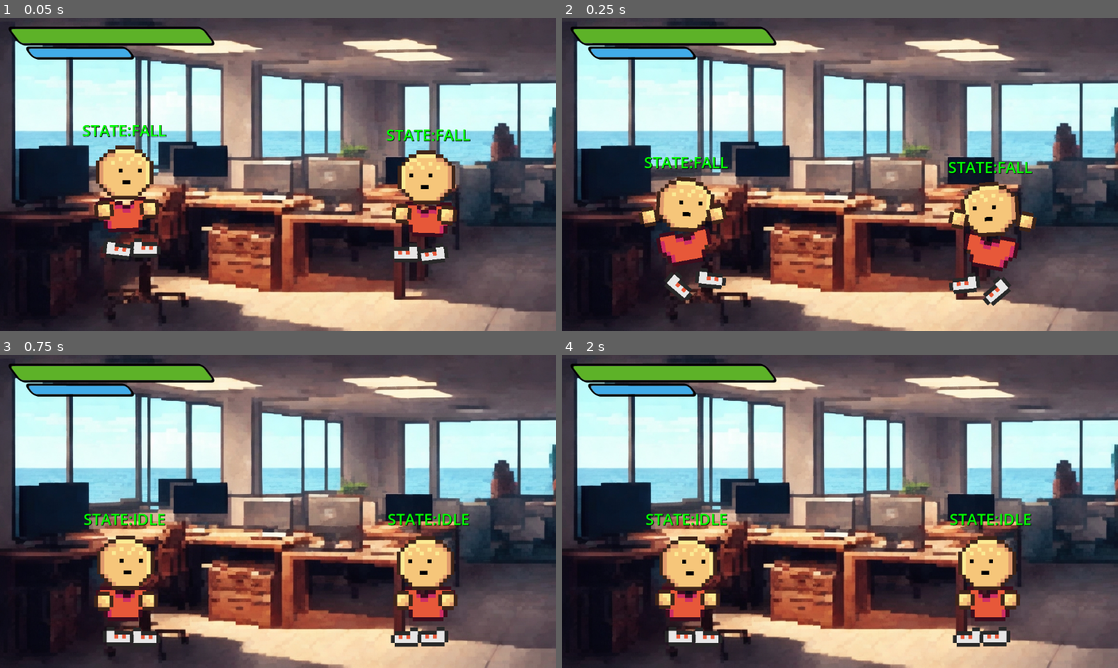
Above: before the commit, frames 1-4 (two rows, left to right).
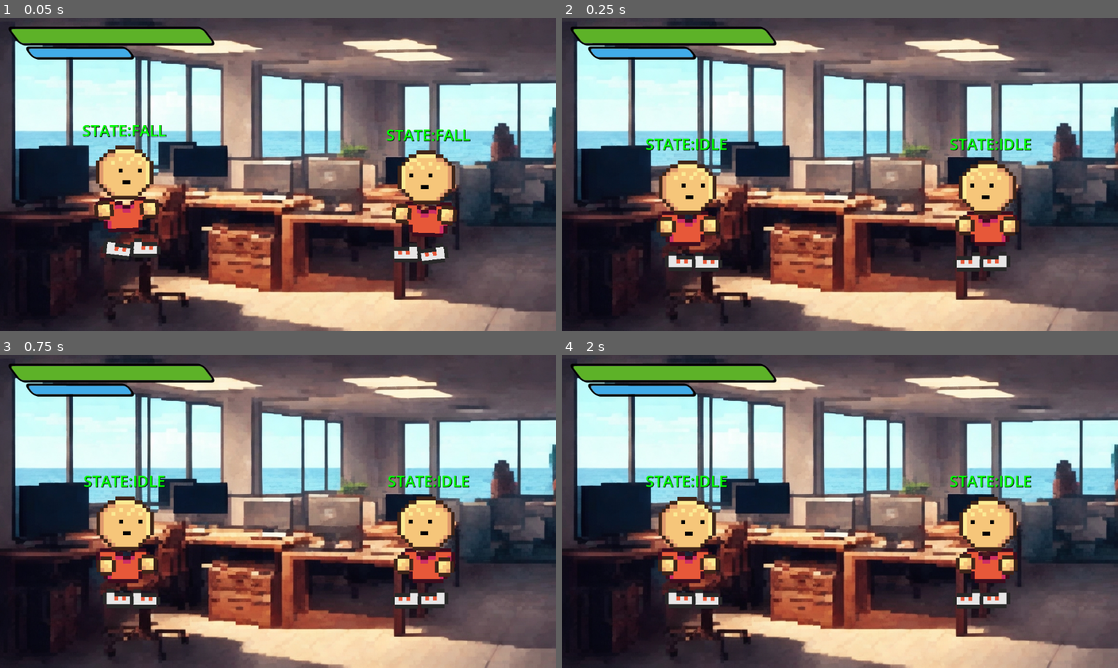
Above: after the commit, the same moments.

Repository: stranker/actionweek2023
Game: Godot game, scene res://Scenes/game_scene.tscn
Two runs of this game, one before a commit and one after it. Both use one fixed random seed, a clock stepped at 60 frames per second and the inputs below. The engine's default icon, where the game draws it, is replaced by a stand-in: a white triangle on a blue panel in a dark square.
Inputs:
- Up to frame 1 (0.05 s): no input
- Up to frame 2 (0.25 s): no input
- Up to frame 3 (0.75 s): no input
- Up to frame 4 (2 s): no input

Frame 1 is identical in both runs. In frame 2, 7.9% of the frame differs, in the area x 13-86%, y 38-92%; in frame 3, 8.1%; in frame 4, 8.2%, in the area x 15-85%, y 38-94%.

Commit message:
Test gitKraken santi (mover suelo)
movi el suelo para probar

Diff:
--- a/Action Week/Scenes/game_scene.tscn
+++ b/Action Week/Scenes/game_scene.tscn
@@ -34,7 +34,7 @@
 enemy_layer = 1
 
 [node name="Floor" type="StaticBody2D" parent="."]
-position = Vector2(590, 664)
+position = Vector2(590, 585)
 collision_layer = 2
 collision_mask = 9
 
